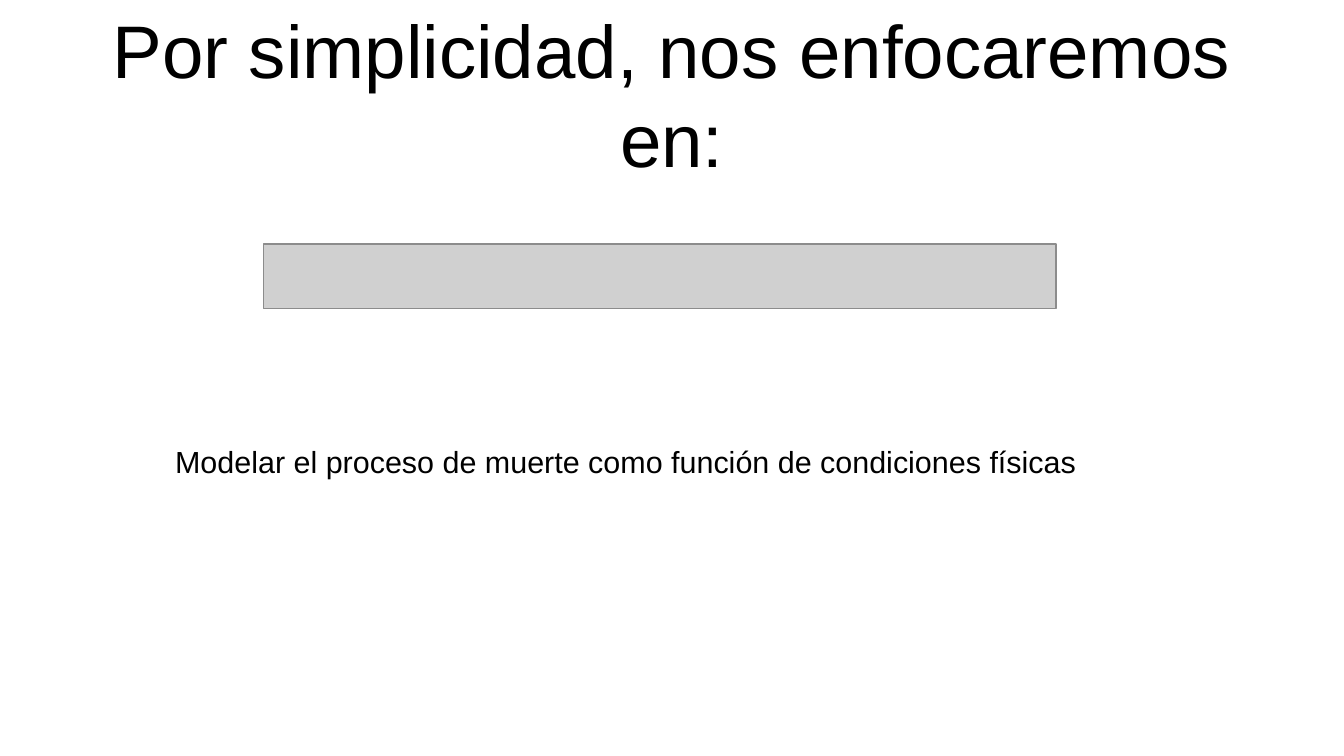
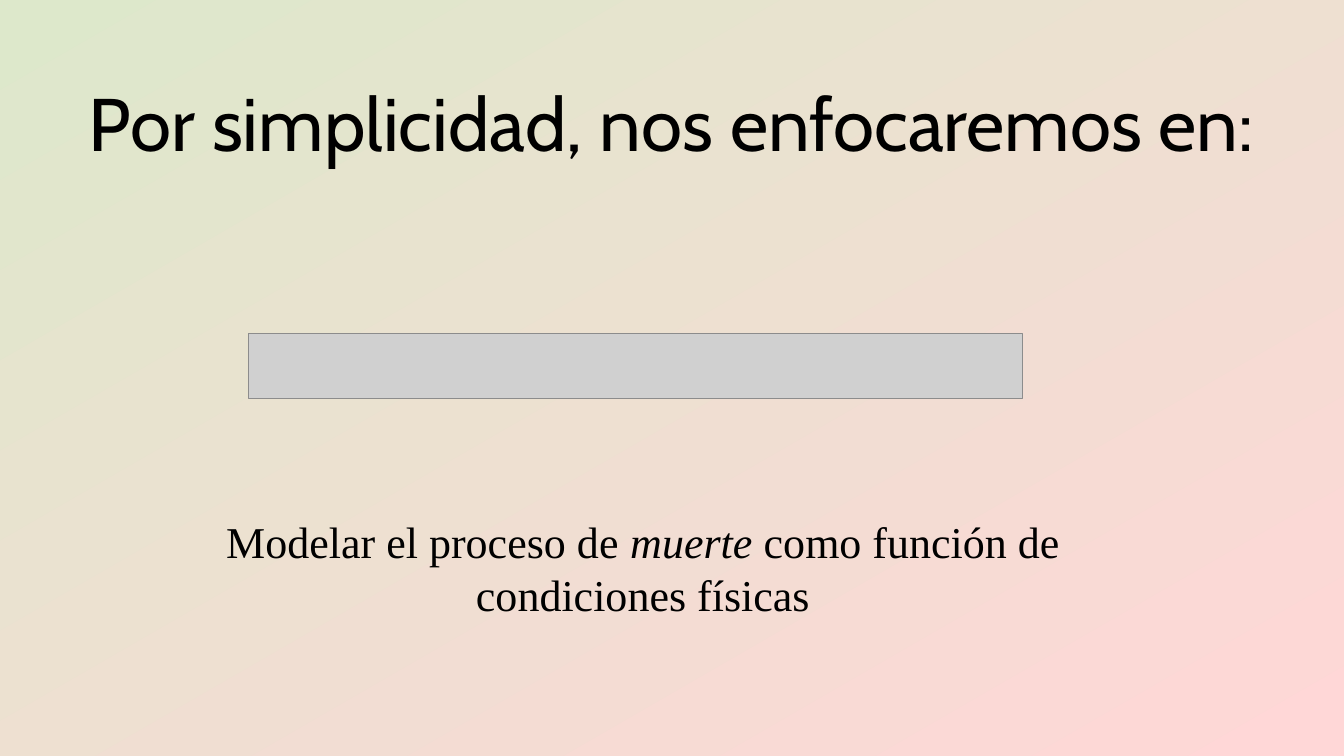
Before and after one commit to gerardommc/Ecologia-Teorica-II, a slide deck: slide 8 of Nicho/Caso-demografico.odp (slide 7 before the commit). Drawn at 1344x756 pixels with LibreOffice and Linux fonts; fonts in the diff are those of the drawing; grey boxes stand for pictures. Boxes give left, top, right and bottom in pixels: in the first picture for what was removed or moved away, otherwise in the second. Text is boxed around its words. In the diff, an @@ line names an element or a change of style, - is before the commit and + after.

```diff
--- a/Nicho/Caso-demografico.odp
+++ b/Nicho/Caso-demografico.odp
@@ background #FFFFFF to gradient #DDE8CB to #FFD7D7 @@
@@ title "Por simplicidad, nos enfocaremos en:": place and size @@
-title "Por simplicidad, nos enfocaremos en:" at [112, 24, 1229, 168]
+title "Por simplicidad, nos enfocaremos en:" at [89, 95, 1254, 168]
@@ title "Por simplicidad, nos enfocaremos en:" at [89, 95, 1254, 168]: font Arial to Cabin @@
@@ picture: place and size @@
-picture at [263, 244, 1056, 309]
+picture at [249, 334, 1023, 399]
@@ text "Modelar el proceso de muerte ...": place and size @@
-text "Modelar el proceso de muerte ..." at [175, 450, 1076, 479]
+text "Modelar el proceso de muerte ..." at [226, 527, 1060, 612]
@@ text "Modelar el proceso de muerte ..." at [226, 527, 1060, 612]: size 18 to 26 pt, font Arial to Times New Roman; italic on in "muerte"; alignment left to centre @@
```
Also in this commit, not shown: 20 other slides changed, 2 slides added, 1 slide removed, 4 other files.
